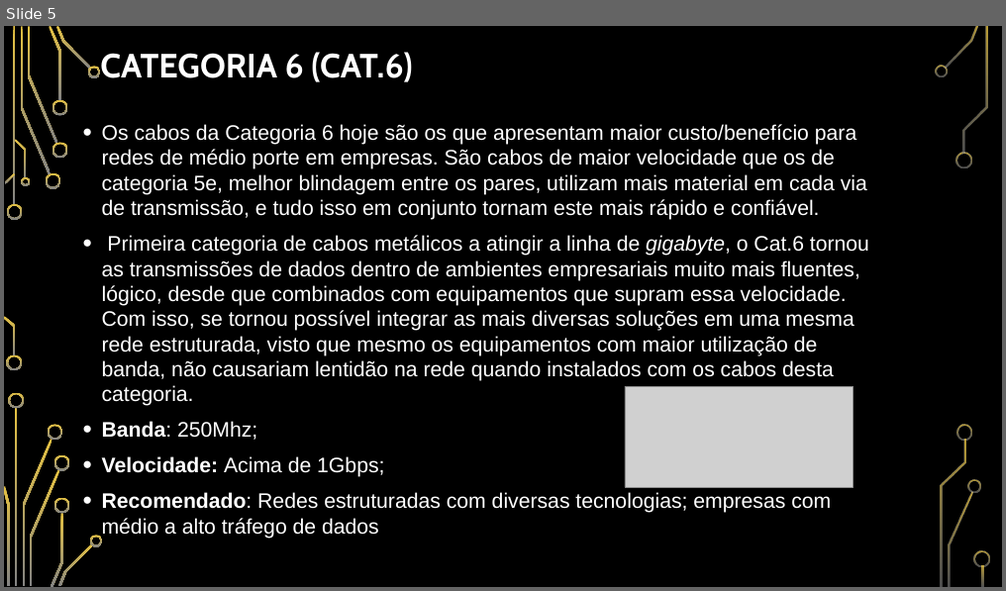
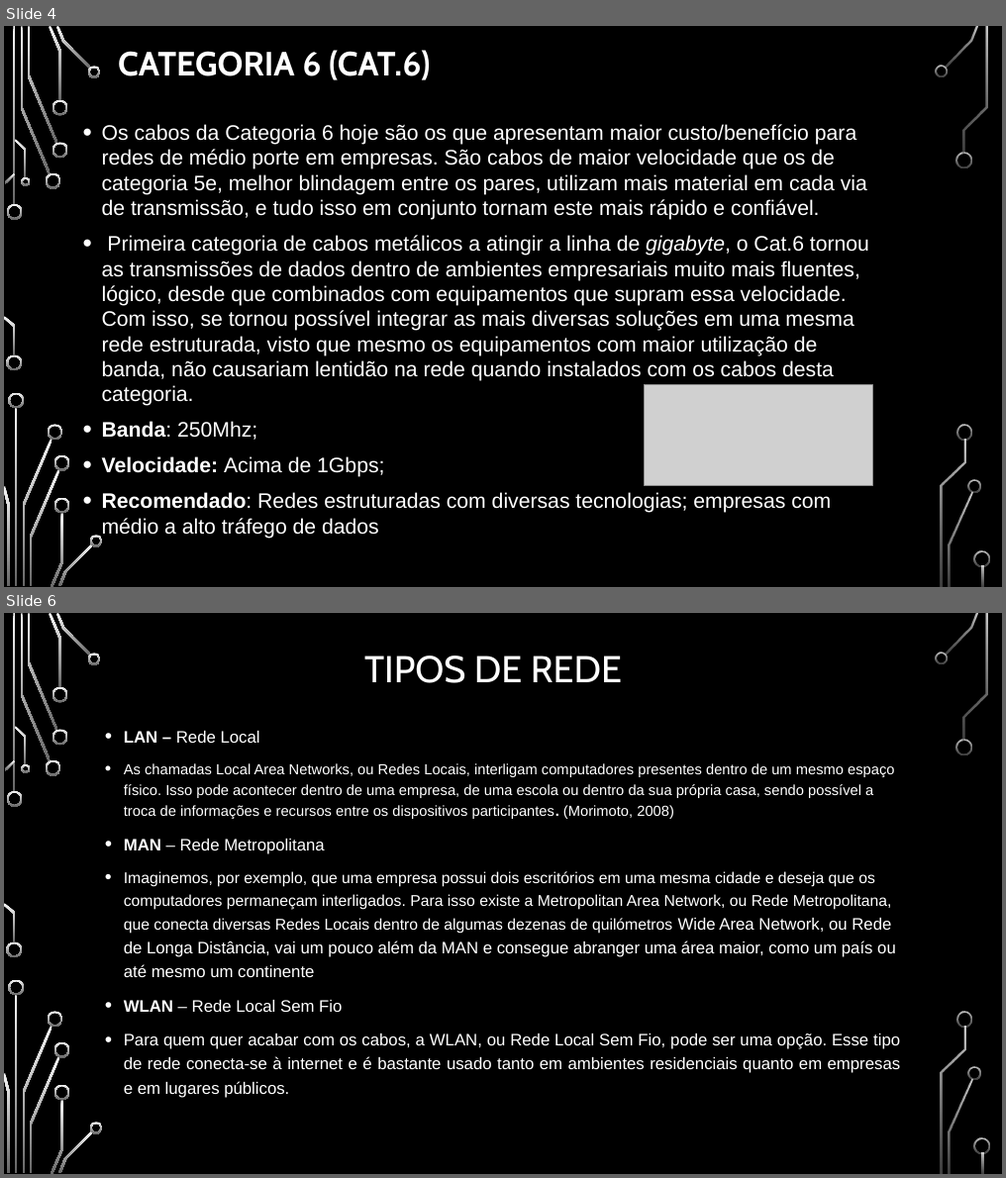
Before and after one commit to BrunoRicardo2/BrunoRicardo2, a slide deck: Trabalho Pratico.pptx. Shown one above the other, each under a label of ours: slide 5 before the commit, slides 4 and 6 after it; the slides between them are not shown. The pictures are 1006x591 and 1006x1178 pixels, drawn with LibreOffice and Linux fonts; fonts in the diff are those of the drawing; grey boxes stand for pictures; background and template pictures are left out. Boxes give left, top, right and bottom in pixels: in the first picture for what was removed or moved away, otherwise in the second. Text is boxed around its words. In the diff, an @@ line names an element or a change of style, - is before the commit and + after.

```diff
--- a/Trabalho Pratico.pptx
+++ b/Trabalho Pratico.pptx
@@ slide 6 added at <box>4,613,1002,1174</box>, background picture (left out); not listed: 36 template elements that a slide beside it also shows @@
@@ title added at <box>364,656,622,683</box>, 36 pt, text #FFFFFF @@
+TIPOS DE REDE
@@ text added at <box>124,731,901,1098</box>, 16 pt, text #FFFFFF @@
+• LAN – Rede Local
+• As chamadas Local Area Networks, ou Redes Locais, interligam computadores presentes dentro de um mesmo espaço físico. Isso pode acontecer dentro de uma empresa, de uma escola ou dentro da sua própria casa, sendo possível a troca de informações e recursos entre os dispositivos participantes. (Morimoto, 2008)
+• MAN – Rede Metropolitana
+• Imaginemos, por exemplo, que uma empresa possui dois escritórios em uma mesma cidade e deseja que os computadores permaneçam interligados. Para isso existe a Metropolitan Area Network, ou Rede Metropolitana, que conecta diversas Redes Locais dentro de algumas dezenas de quilómetros Wide Area Network, ou Rede de Longa Distância, vai um pouco além da MAN e consegue abranger uma área maior, como um país ou até mesmo um continente
+• WLAN – Rede Local Sem Fio
+• Para quem quer acabar com os cabos, a WLAN, ou Rede Local Sem Fio, pode ser uma opção. Esse tipo de rede conecta-se à internet e é bastante usado tanto em ambientes residenciais quanto em empresas e em lugares públicos.
@@ what was slide 5 is now slide 4 @@
@@ slide 4 changed as well @@
@@ fill gradient #E5C243 to #848484 to gradient #F8F8F8 to #666666 in 36 elements at <box>7,204,23,220</box>, <box>6,356,22,372</box>, <box>21,27,51,174</box>, <box>46,174,60,189</box>, <box>27,27,57,144</box>, <box>49,26,61,101</box>, <box>52,142,67,158</box>, <box>52,100,67,116</box>, <box>56,26,91,70</box>, <box>88,66,101,77</box>, <box>5,174,15,184</box>, <box>4,316,15,356</box>, <box>15,139,27,178</box>, <box>21,177,30,186</box>, <box>15,408,18,586</box>, <box>22,439,52,586</box>, <box>9,393,24,408</box>, <box>4,486,9,586</box>, <box>48,424,63,440</box>, <box>30,470,60,586</box>, <box>51,513,63,587</box>, <box>54,456,70,472</box>, <box>54,497,70,513</box>, <box>58,544,93,586</box>, <box>90,535,103,547</box>, <box>944,26,979,68</box>, <box>935,65,947,77</box>, <box>956,152,972,168</box>, <box>948,492,973,586</box>, <box>968,480,981,493</box>, <box>963,27,988,154</box>, <box>957,424,973,440</box>, <box>941,439,966,586</box>, <box>974,552,990,568</box>, <box>982,566,984,586</box>, <box>13,27,15,205</box> @@
@@ title "CATEGORIA 6 (CAT.6)": place and size @@
-title "CATEGORIA 6 (CAT.6)" at <box>100,52,412,82</box>
+title "CATEGORIA 6 (CAT.6)" at <box>118,50,430,80</box>
@@ picture: place and size @@
-picture at <box>625,386,853,488</box>
+picture at <box>645,385,872,486</box>
```
Also in this commit, not shown: 6 other slides changed, 1 slide removed, 1 other file.
